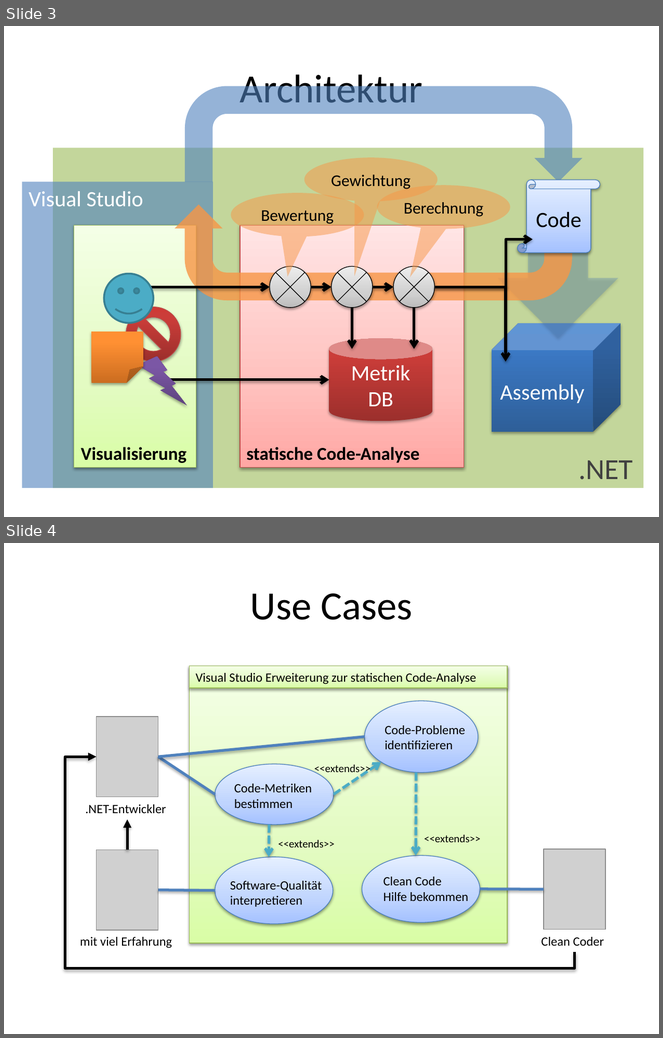
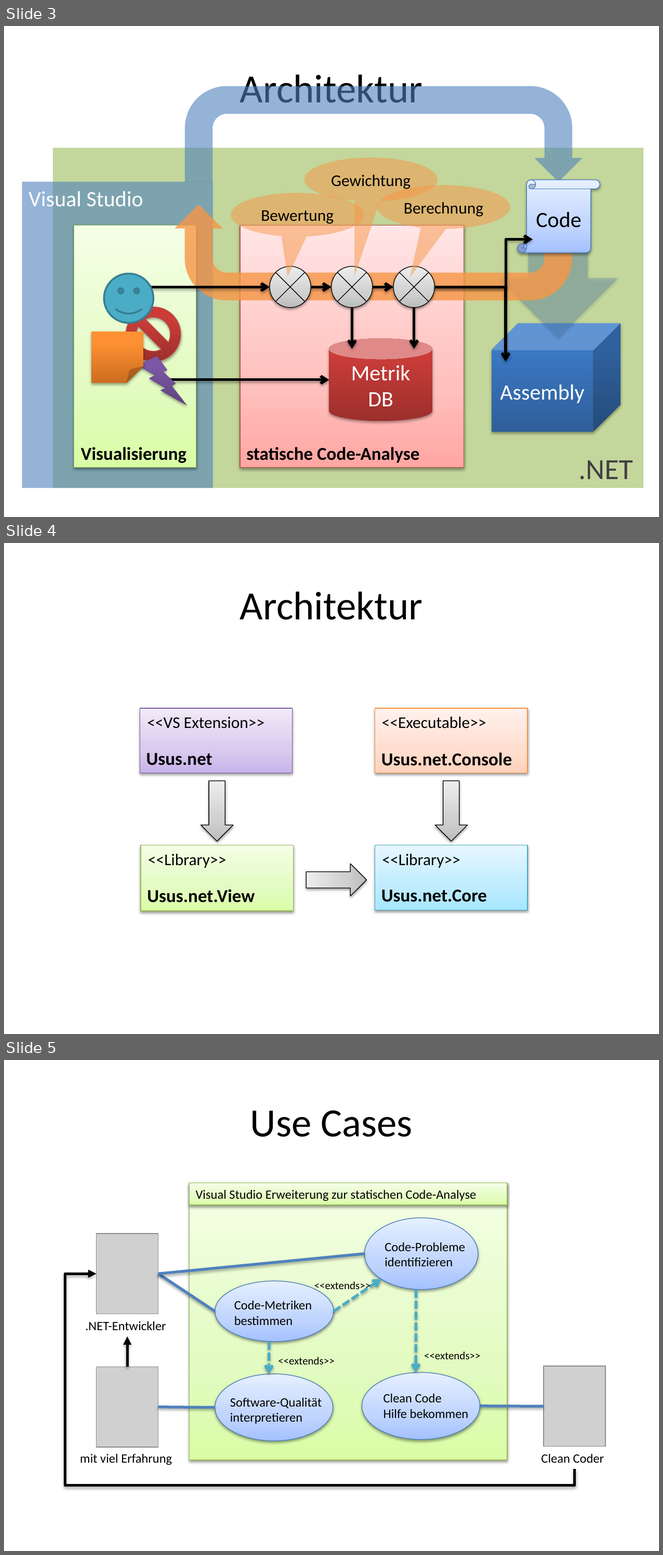
Before and after one commit to halllo/MTSS12, a slide deck: text/images/illustrations.pptx. Shown one above the other, each under a label of ours: slides 3 and 4 before the commit, slides 3, 4 and 5 after it. The pictures are 663x1038 and 663x1555 pixels, drawn with LibreOffice and Linux fonts; fonts in the diff are those of the drawing; grey boxes stand for pictures. Boxes give left, top, right and bottom in pixels: in the first picture for what was removed or moved away, otherwise in the second. Text is boxed around its words. In the diff, an @@ line names an element or a change of style, - is before the commit and + after.

```diff
--- a/text/images/illustrations.pptx
+++ b/text/images/illustrations.pptx
@@ slide 4 added at box(4, 543, 659, 1034), background #FFFFFF @@
@@ title added at box(240, 591, 423, 620), 44 pt, text #000000 @@
+Architektur
@@ rectangle added at box(140, 708, 292, 773), fill gradient #C9B5E8 to #D8CBEE to #F0EAF9, outline #7D60A0 0.75 pt @@
@@ rectangle added at box(375, 708, 528, 773), fill gradient #FFD2BD to #FFDED0 to #FFF2ED, outline #F69240 0.75 pt @@
@@ text added at box(147, 717, 265, 729), 18 pt, text #000000 @@
+<<VS Extension>>
@@ text added at box(382, 717, 487, 729), 18 pt, text #000000 @@
+<<Executable>>
@@ text added at box(146, 753, 213, 766), 20 pt, text #000000, bold @@
+Usus.net
@@ text added at box(382, 753, 512, 766), 20 pt, text #000000, bold @@
+Usus.net.Console
@@ down arrow added at box(201, 781, 233, 841), fill gradient #BDBDBD to #D1D1D1 to #EEEEEE, outline #000000 0.75 pt @@
@@ down arrow added at box(435, 781, 467, 841), fill gradient #BDBDBD to #D1D1D1 to #EEEEEE, outline #000000 0.75 pt @@
@@ rectangle added at box(141, 846, 294, 911), fill gradient #DAFDA7 to #E4FCC2 to #F5FFE7, outline #98B955 0.75 pt @@
@@ text added at box(148, 854, 227, 868), 18 pt, text #000000 @@
+<<Library>>
@@ rectangle added at box(375, 846, 528, 911), fill gradient #A7E6FF to #C1EDFF to #E7F8FF, outline #46AAC5 0.75 pt @@
@@ text added at box(382, 854, 461, 868), 18 pt, text #000000 @@
+<<Library>>
@@ down arrow added at box(306, 864, 366, 896), fill gradient #BDBDBD to #D1D1D1 to #EEEEEE, outline #000000 0.75 pt @@
@@ text added at box(147, 889, 255, 903), 20 pt, text #000000, bold @@
+Usus.net.View
@@ text added at box(382, 890, 487, 902), 20 pt, text #000000, bold @@
+Usus.net.Core
@@ what was slide 4 is now slide 5 @@
```
Also in this commit, not shown: 3 other files.
